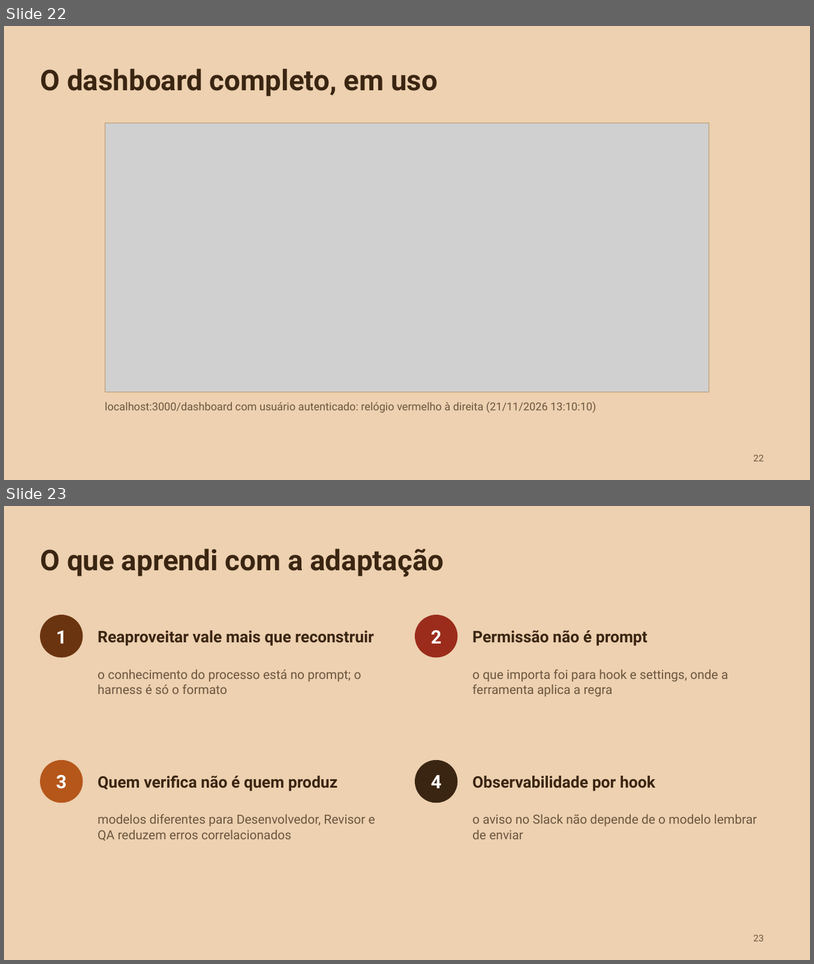
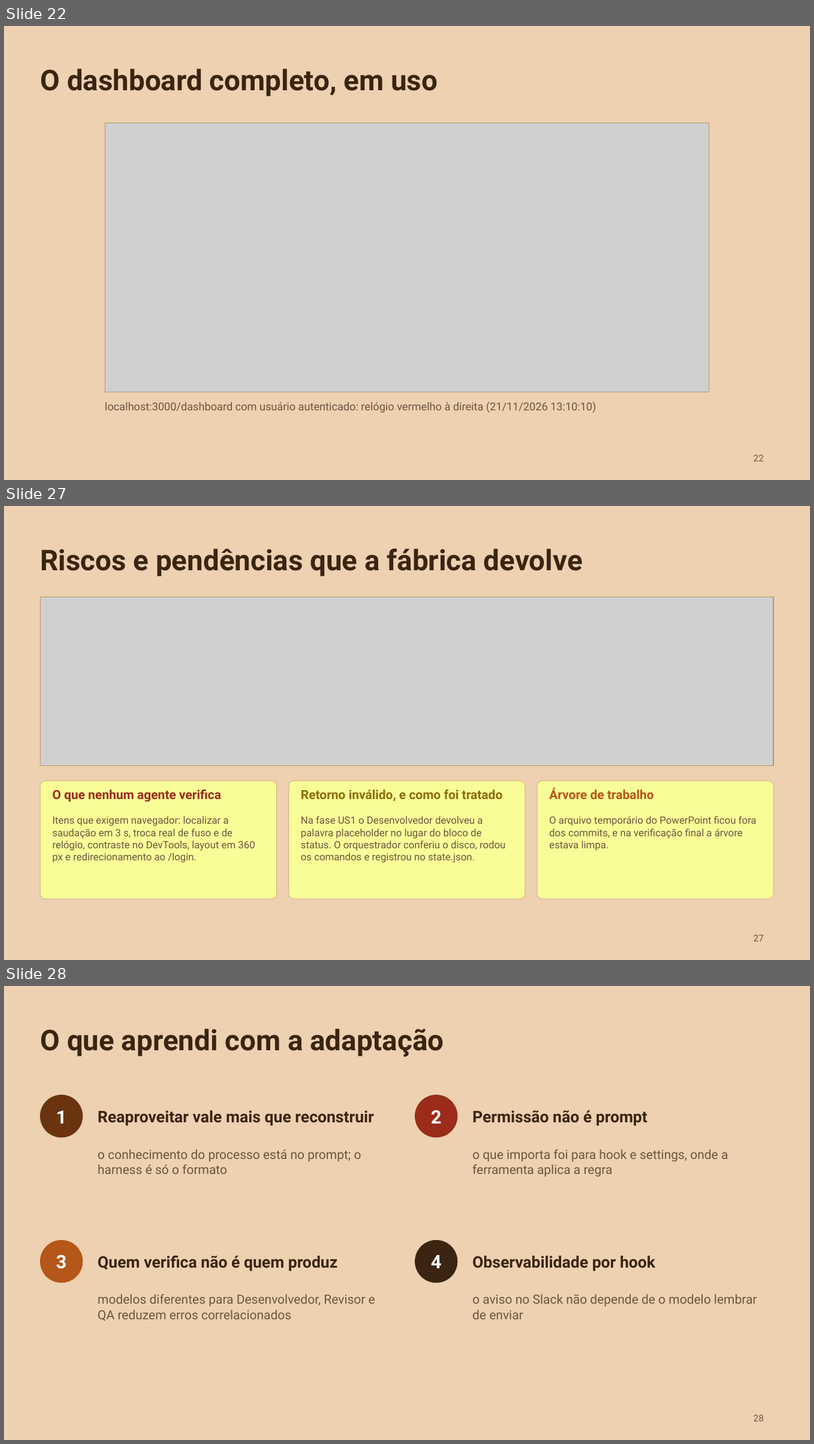
Before and after one commit to liviagomes30/fabrica-petcontrol, a slide deck: docs/fabrica/apresentacao-fabrica-claude-code.pptx. Shown one above the other, each under a label of ours: slides 22 and 23 before the commit, slides 22, 27 and 28 after it; the slides between them are not shown. The pictures are 814x964 and 814x1444 pixels, drawn with LibreOffice and Linux fonts; fonts in the diff are those of the drawing; grey boxes stand for pictures. Boxes give left, top, right and bottom in pixels: in the first picture for what was removed or moved away, otherwise in the second. Text is boxed around its words. In the diff, an @@ line names an element or a change of style, - is before the commit and + after.

```diff
--- a/docs/fabrica/apresentacao-fabrica-claude-code.pptx
+++ b/docs/fabrica/apresentacao-fabrica-claude-code.pptx
@@ slide 27 added at box(4, 506, 810, 960), background #EDD1B0 @@
@@ title added at box(40, 549, 583, 576), 34 pt, text #3A2512, bold @@
+Riscos e pendências que a fábrica devolve
@@ picture added at box(40, 597, 774, 766) @@
@@ rectangle added at box(40, 597, 774, 766), outline #B8956A 1 pt @@
@@ rounded rectangle added at box(40, 781, 277, 898), fill #F8FD98, outline #D4B48A 0.75 pt @@
@@ text added at box(53, 789, 221, 802), 15 pt, text #9B2C1B, bold @@
+O que nenhum agente verifica
@@ rounded rectangle added at box(289, 781, 525, 898), fill #F8FD98, outline #D4B48A 0.75 pt @@
@@ text added at box(301, 789, 503, 801), 15 pt, text #8C6D0A, bold @@
+Retorno inválido, e como foi tratado
@@ rounded rectangle added at box(537, 781, 774, 898), fill #F8FD98, outline #D4B48A 0.75 pt @@
@@ text added at box(549, 787, 654, 799), 15 pt, text #B5561A, bold @@
+Árvore de trabalho
@@ text added at box(53, 816, 255, 862), 12 pt, text #6B5640 @@
+Itens que exigem navegador: localizar a saudação em 3 s, troca real de fuso e de relógio, contraste no DevTools, layout em 360 px e redirecionamento ao /login.
@@ text added at box(301, 816, 506, 862), 12 pt, text #6B5640 @@
+Na fase US1 o Desenvolvedor devolveu a palavra placeholder no lugar do bloco de status. O orquestrador conferiu o disco, rodou os comandos e registrou no state.json.
@@ text added at box(549, 816, 757, 850), 12 pt, text #6B5640 @@
+O arquivo temporário do PowerPoint ficou fora dos commits, e na verificação final a árvore estava limpa.
@@ page number added at box(754, 934, 764, 941), 11 pt, text #6B5640 @@
+27
@@ what was slide 23 is now slide 28 @@
@@ page number at box(754, 1414, 764, 1421): text changed @@
-23
+28
```
Also in this commit, not shown: 1 slide changed, 5 other slides added, 1 slide removed, 13 other files.
